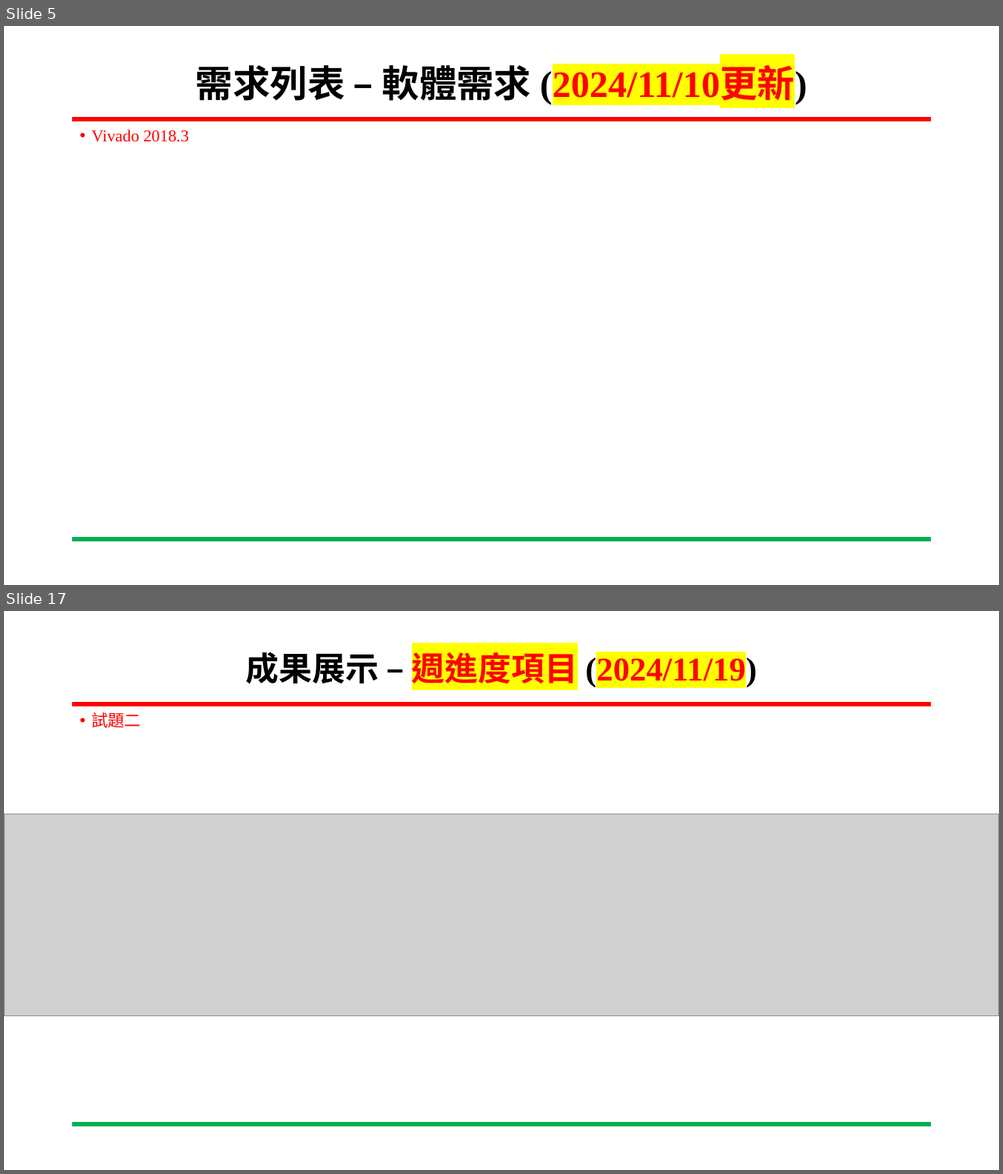
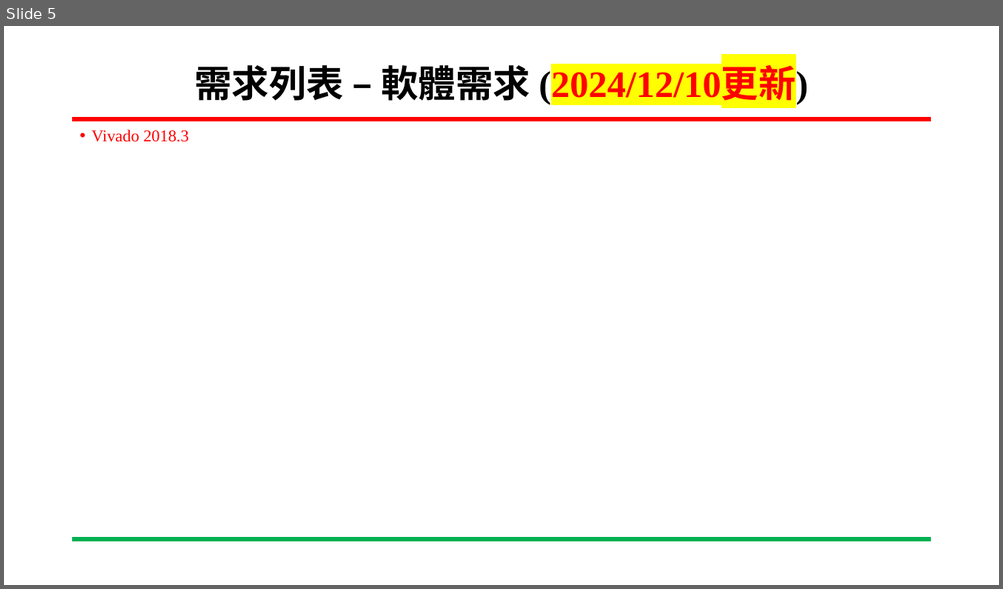
Before and after one commit to wsy0331/SOC-Lab, a slide deck: 專案進度報告_吳紹郁_20241213.pptx. Shown one above the other, each under a label of ours: slides 5 and 17 before the commit, slide 5 after it; the slides between them are not shown. The pictures are 1003x1174 and 1003x589 pixels, drawn with LibreOffice and Linux fonts; fonts in the diff are those of the drawing; grey boxes stand for pictures; background and template pictures are left out. Boxes give left, top, right and bottom in pixels: in the first picture for what was removed or moved away, otherwise in the second. Text is boxed around its words. In the diff, an @@ line names an element or a change of style, - is before the commit and + after.

```diff
--- a/專案進度報告_吳紹郁_20241213.pptx
+++ b/專案進度報告_吳紹郁_20241213.pptx
@@ slide 17 removed at (x1=4, y1=611, x2=999, y2=1170), background #FFFFFF; not listed: 2 template elements that a slide beside it also shows @@
@@ title removed at (x1=246, y1=652, x2=757, y2=688) @@
-成果展示 – 週進度項目 (2024/11/19)
@@ text removed at (x1=91, y1=712, x2=141, y2=728) @@
-• 試題二
@@ picture removed at (x1=4, y1=814, x2=999, y2=1016) @@
@@ slide 5 changed as well @@
@@ title at (x1=195, y1=65, x2=808, y2=104): text changed @@
-需求列表 – 軟體需求 (2024/11/10更新)
+需求列表 – 軟體需求 (2024/12/10更新)
```
Also in this commit, not shown: 11 other slides changed, 2 slides added, 6 other slides removed.
